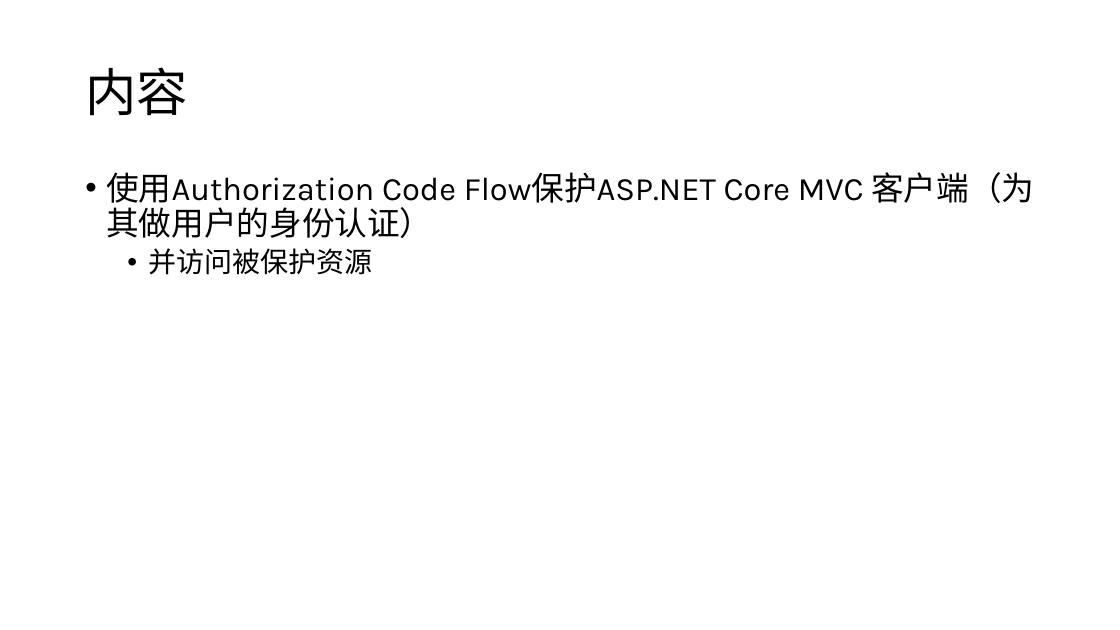
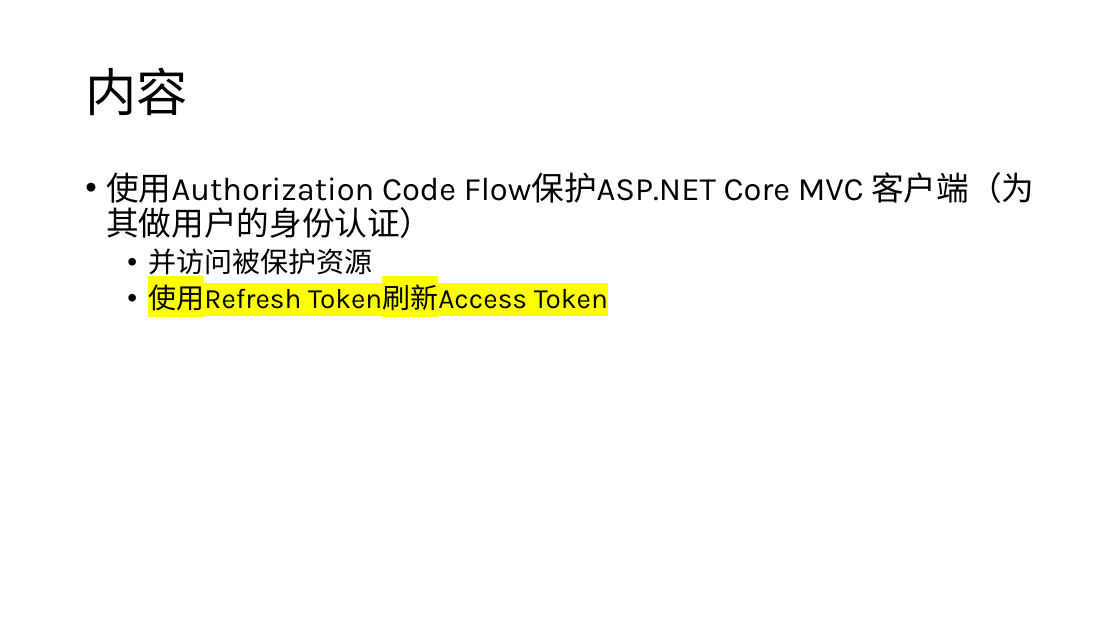
Before and after one commit to solenovex/Identity-Server-4-Tutorial-Demo-Code, a slide deck: slide 4 of 03. Authorization Code Flow - MVC Client/03.pptx (slide 3 before the commit). Drawn at 1120x630 pixels with LibreOffice and Linux fonts; fonts in the diff are those of the drawing. Boxes give left, top, right and bottom in pixels: in the first picture for what was removed or moved away, otherwise in the second. Text is boxed around its words. In the diff, an @@ line names an element or a change of style, - is before the commit and + after.

Commit message:
Refresh Access Token

```diff
--- a/03. Authorization Code Flow - MVC Client/03.pptx
+++ b/03. Authorization Code Flow - MVC Client/03.pptx
@@ text at [148,280,608,311]: paragraph added @@
+  • 使用Refresh Token刷新Access Token
```
Also in this commit, not shown: 1 slide added, 5 other files.
